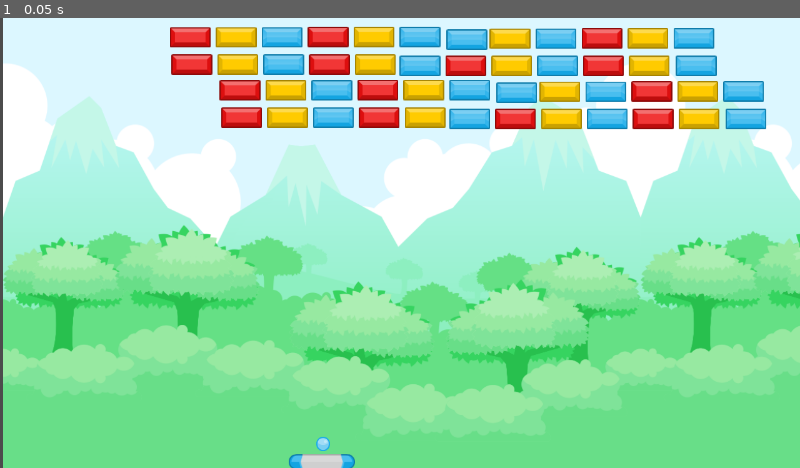
Above: before the commit, frame 1.
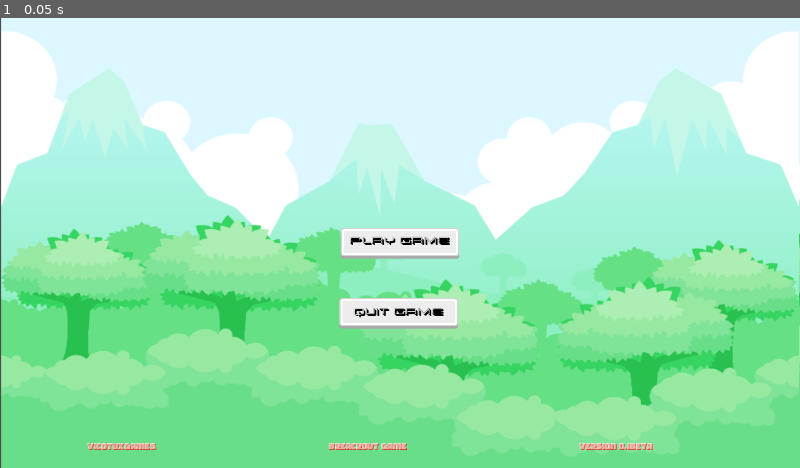
Above: after the commit, the same moment.

Repository: vicotux1/godot-Brickout-Game
Game: Godot game, scene res://prefabs/UICanvas.tscn
The game is run twice, just before and just after one commit, with the same random seed, the same clock (stepped at 60 frames per second) and the same inputs. Before the commit the project starts from res://Escenas/base.tscn.
Inputs:
- Up to frame 1 (0.05 s): no input

The runs differ from the first frame. In frame 1, 44% of the frame differs, in the area x 0-100%, y 0-100%.

Commit message:
Main Menu

Diff:
--- /dev/null
+++ b/fonts/SpaceRave25.tres
@@ -0,0 +1,8 @@
+[gd_resource type="DynamicFont" load_steps=2 format=2]
+
+[ext_resource path="res://fonts/Space Rave.otf" type="DynamicFontData" id=1]
+
+[resource]
+size = 15
+outline_color = Color( 0.247059, 0.0588235, 0.0588235, 1 )
+font_data = ExtResource( 1 )
--- /dev/null
+++ b/fonts/new_dynamicfont.tres
@@ -0,0 +1,10 @@
+[gd_resource type="DynamicFont" load_steps=2 format=2]
+
+[ext_resource path="res://fonts/Gigamesh.ttf" type="DynamicFontData" id=1]
+
+[resource]
+size = 18
+outline_color = Color( 0.454902, 0, 1, 1 )
+use_mipmaps = true
+use_filter = true
+font_data = ExtResource( 1 )
--- /dev/null
+++ b/prefabs/QuitButton.gd
@@ -0,0 +1,11 @@
+extends Sprite
+export var Text ="String "
+func _ready():
+	var button = Button.new()
+	button.text = "Click me"
+	button.connect("pressed", self, "_button_pressed")
+	add_child(button)
+
+func _button_pressed():
+	get_tree().paused = true
+	print("Hello world!")
--- a/prefabs/UICanvas.tscn
+++ b/prefabs/UICanvas.tscn
@@ -1,13 +1,129 @@
-[gd_scene format=2]
+[gd_scene load_steps=5 format=2]
 
-[node name="MarginContainer" type="MarginContainer"]
+[ext_resource path="res://Gráficos/png/buttonDefault.png" type="Texture" id=1]
+[ext_resource path="res://Gráficos/backgrounds/BG.png" type="Texture" id=2]
+[ext_resource path="res://fonts/SpaceRave25.tres" type="DynamicFont" id=3]
+[ext_resource path="res://fonts/new_dynamicfont.tres" type="DynamicFont" id=4]
+
+[node name="UI Control" type="Control"]
 anchor_right = 1.0
-margin_right = -1280.0
+anchor_bottom = 1.0
 __meta__ = {
 "_edit_use_anchors_": false
 }
 
+[node name="PlayButton" type="TextureButton" parent="."]
+anchor_left = 0.5
+anchor_top = 0.5
+anchor_right = 0.5
+anchor_bottom = 0.5
+margin_left = -95.0
+margin_top = -24.5
+margin_right = 95.0
+margin_bottom = 24.5
+texture_normal = ExtResource( 1 )
+__meta__ = {
+"_edit_group_": true,
+"_edit_use_anchors_": false
+}
+
+[node name="PlayLabel" type="Label" parent="PlayButton"]
+anchor_left = 0.5
+anchor_top = 0.5
+anchor_right = 0.5
+anchor_bottom = 0.5
+margin_left = -80.0
+margin_top = -11.5
+margin_right = 80.0
+margin_bottom = 11.5
+custom_fonts/font = ExtResource( 4 )
+custom_colors/font_color = Color( 0, 0, 0, 1 )
+text = "Play Game"
+__meta__ = {
+"_edit_use_anchors_": false
+}
+
+[node name="QuitButton" type="TextureButton" parent="."]
+anchor_left = 0.5
+anchor_top = 0.5
+anchor_right = 0.5
+anchor_bottom = 0.5
+margin_left = -97.3604
+margin_top = 88.0
+margin_right = 92.6396
+margin_bottom = 137.0
+texture_normal = ExtResource( 1 )
+__meta__ = {
+"_edit_group_": true,
+"_edit_use_anchors_": false
+}
+
+[node name="QuitLabel" type="Label" parent="QuitButton"]
+anchor_left = 0.5
+anchor_top = 0.5
+anchor_right = 0.5
+anchor_bottom = 0.5
+margin_left = -72.0
+margin_top = -9.5
+margin_right = 72.0
+margin_bottom = 9.5
+custom_fonts/font = ExtResource( 4 )
+custom_colors/font_color = Color( 0, 0, 0, 1 )
+text = "Quit Game"
+__meta__ = {
+"_edit_use_anchors_": false
+}
+
+[node name="HBoxContainer" type="HBoxContainer" parent="."]
+anchor_left = 0.5
+anchor_top = 1.0
+anchor_right = 0.5
+anchor_bottom = 1.0
+margin_left = -500.0
+margin_top = -72.0
+margin_right = 500.0
+custom_constants/separation = 276
+__meta__ = {
+"_edit_use_anchors_": false
+}
+
+[node name="VDLabel" type="Label" parent="HBoxContainer"]
+margin_top = 27.0
+margin_right = 110.0
+margin_bottom = 45.0
+custom_fonts/font = ExtResource( 3 )
+custom_colors/font_color = Color( 1, 1, 1, 0.490196 )
+custom_colors/font_color_shadow = Color( 1, 0, 0, 0.490196 )
+text = "VicotuxGames"
+align = 1
+valign = 1
+
+[node name="VDLabel2" type="Label" parent="HBoxContainer"]
+margin_left = 386.0
+margin_top = 27.0
+margin_right = 511.0
+margin_bottom = 45.0
+custom_fonts/font = ExtResource( 3 )
+custom_colors/font_color = Color( 1, 1, 1, 0.490196 )
+custom_colors/font_color_shadow = Color( 1, 0, 0, 0.490196 )
+text = "BreackOut Game"
+align = 1
+valign = 1
+
+[node name="VDLabel3" type="Label" parent="HBoxContainer"]
+margin_left = 787.0
+margin_top = 27.0
+margin_right = 904.0
+margin_bottom = 45.0
+custom_fonts/font = ExtResource( 3 )
+custom_colors/font_color = Color( 1, 1, 1, 0.490196 )
+custom_colors/font_color_shadow = Color( 1, 0, 0, 0.490196 )
+text = "version 0.1beta"
+align = 1
+valign = 1
+
 [node name="Sprite" type="Sprite" parent="."]
-
-[node name="RichTextLabel" type="RichTextLabel" parent="."]
-text = "text"
+position = Vector2( 640, 368 )
+scale = Vector2( 1.276, 1.16133 )
+z_index = -2
+texture = ExtResource( 2 )
--- a/project.godot
+++ b/project.godot
@@ -15,15 +15,46 @@
 
 [application]
 
-config/name="Arcanoi2d"
-run/main_scene="res://Escenas/base.tscn"
+config/name="godot-Brickout-Game"
+run/main_scene="res://prefabs/UICanvas.tscn"
+boot_splash/fullsize=false
+boot_splash/use_filter=false
 config/icon="res://icon.png"
+
+[autoload]
+
+base="*res://Escenas/base.tscn"
+UICanvas="*res://prefabs/UICanvas.tscn"
 
 [display]
 
 window/size/width=1280
 window/size/height=720
 
+[input]
+
+A={
+"deadzone": 0.5,
+"events": [ Object(InputEventKey,"resource_local_to_scene":false,"resource_name":"","device":0,"alt":false,"shift":false,"control":false,"meta":false,"command":false,"pressed":false,"scancode":65,"unicode":0,"echo":false,"script":null)
+, Object(InputEventKey,"resource_local_to_scene":false,"resource_name":"","device":0,"alt":false,"shift":false,"control":false,"meta":false,"command":false,"pressed":false,"scancode":16777231,"unicode":0,"echo":false,"script":null)
+, Object(InputEventJoypadButton,"resource_local_to_scene":false,"resource_name":"","device":0,"button_index":14,"pressure":0.0,"pressed":false,"script":null)
+ ]
+}
+D={
+"deadzone": 0.5,
+"events": [ Object(InputEventKey,"resource_local_to_scene":false,"resource_name":"","device":0,"alt":false,"shift":false,"control":false,"meta":false,"command":false,"pressed":false,"scancode":68,"unicode":0,"echo":false,"script":null)
+, Object(InputEventKey,"resource_local_to_scene":false,"resource_name":"","device":0,"alt":false,"shift":false,"control":false,"meta":false,"command":false,"pressed":false,"scancode":16777233,"unicode":0,"echo":false,"script":null)
+, Object(InputEventJoypadButton,"resource_local_to_scene":false,"resource_name":"","device":0,"button_index":15,"pressure":0.0,"pressed":false,"script":null)
+ ]
+}
+Ball={
+"deadzone": 0.5,
+"events": [ Object(InputEventMouseButton,"resource_local_to_scene":false,"resource_name":"","device":0,"alt":false,"shift":false,"control":false,"meta":false,"command":false,"button_mask":0,"position":Vector2( 0, 0 ),"global_position":Vector2( 0, 0 ),"factor":1.0,"button_index":1,"pressed":false,"doubleclick":false,"script":null)
+, Object(InputEventKey,"resource_local_to_scene":false,"resource_name":"","device":0,"alt":false,"shift":false,"control":false,"meta":false,"command":false,"pressed":false,"scancode":16777238,"unicode":0,"echo":false,"script":null)
+, Object(InputEventJoypadButton,"resource_local_to_scene":false,"resource_name":"","device":0,"button_index":0,"pressure":0.0,"pressed":false,"script":null)
+ ]
+}
+
 [rendering]
 
 environment/default_environment="res://default_env.tres"
Binary file added: fonts/Gigamesh.ttf
Binary file added: fonts/Official.ttf
Binary file added: fonts/OfficialBook-Italic.ttf
Binary file added: fonts/OfficialBook.ttf
Binary file added: fonts/Space Rave Italic.otf
Binary file added: fonts/Space Rave Italic.ttf
Binary file added: fonts/Space Rave.otf
Binary file added: fonts/Space Rave.ttf
Not shown, added: sounds/Ball.wav.import
Not shown, added: sounds/Brick.wav.import
Not shown, added: exports/linux/BrickOut!.pck
Not shown, added: exports/linux/BrickOut!.x86_64
(and 2 more such lines)
